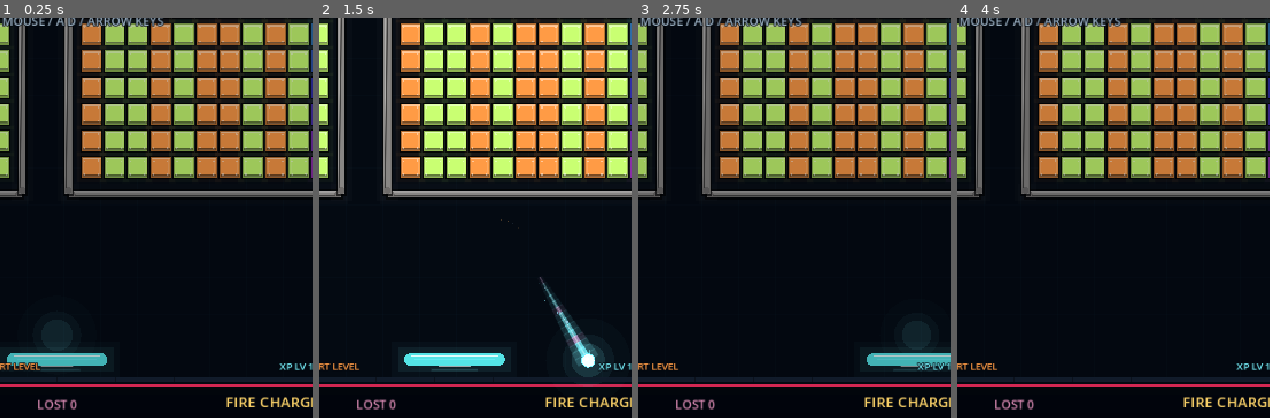
Above: before the commit, frames 1-4 (left to right).
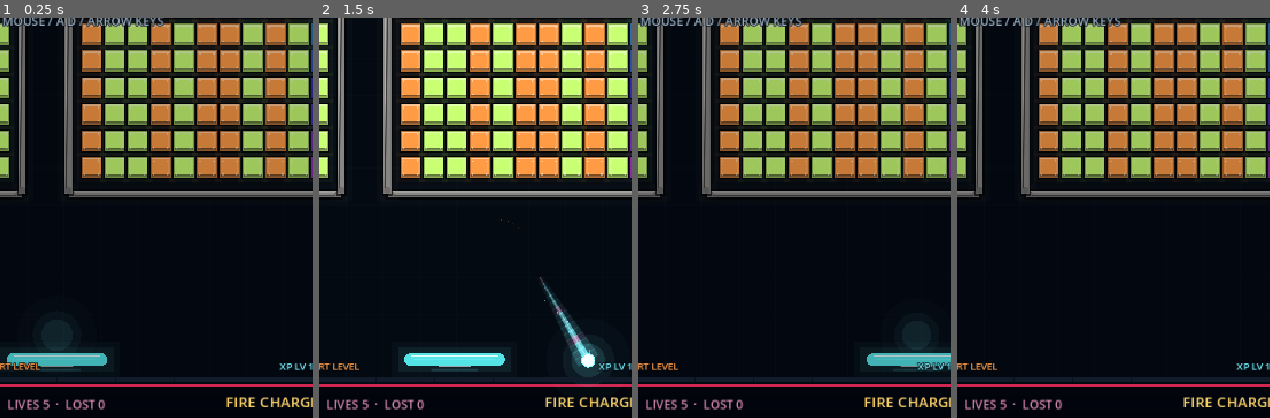
Above: after the commit, the same moments.

Repository: soryu-ryouji/ping-pong
Game: Godot game, scene res://main.tscn
The game is run twice, just before and just after one commit, with the same random seed, the same clock (stepped at 60 frames per second) and the same inputs.
Inputs (mouse positions are % of the whole screen's width and height, from its top left):
- Up to frame 1 (0.25 s): no input
- Up to frame 2 (1.5 s): tap Enter at 0.5 s; move the mouse to (72, 45) at 0.52 s; hold Right (ui_right) 0.53-1.25 s; tap R at 0.6 s; click (72, 45) at 0.67 s; tap Space at 0.77 s; drag from (30, 55) to (45, 70) at 1.27 s
- Up to frame 3 (2.75 s): move the mouse to (60, 28) at 2.02 s; hold Right (ui_right) from 2.03 s (still down); tap Enter at 2.1 s; tap R at 2.3 s
- Up to frame 4 (4 s): release Right (ui_right) at 2.75 s; drag from (45, 70) to (20, 35) at 2.77 s; move the mouse to (80, 65) at 3.52 s; hold Left (ui_left) from 3.53 s (still down); tap 9 at 3.6 s; tap Space at 3.77 s; tap R at 3.8 s
The pictures show only the part of the screen within x 41-91%, y 47-97%; the shares and areas given below are measured in that part.

The runs differ from the first frame. In frame 1, 0.6% of the frame differs, in the area x 2-34%, y 95-98%; in frame 2, 0.6%; in frame 3, 0.6%; in frame 4, 0.6%.

Commit message:
feat: 完善升级奖励、清关条件与碎裂反馈

Diff:
--- a/resources/game_config.tres
+++ b/resources/game_config.tres
@@ -1,7 +1,8 @@
-[gd_resource type="Resource" script_class="GameConfig" load_steps=3 format=3]
+[gd_resource type="Resource" script_class="GameConfig" load_steps=4 format=3]
 
 [ext_resource type="Script" path="res://scripts/data/game_config.gd" id="1"]
 [ext_resource type="Resource" path="res://resources/powerup_catalog.tres" id="3"]
+[ext_resource type="Resource" path="res://resources/upgrades/extra_life.tres" id="4"]
 
 [resource]
 script = ExtResource("1")
@@ -20,6 +21,7 @@
 paddle_width = 116.0
 paddle_height = 14.0
 paddle_grow_per_hit = 10.0
+paddle_shrink_per_loss = 20.0
 paddle_base_move_speed = 760.0
 paddle_min_move_speed = 580.0
 initial_lives = 5
@@ -29,9 +31,8 @@
 bounce_speed_increment = 1.5
 max_ball_speed = 1410.0
 maximum_launch_balls = 7
-combo_multiball_limit = 6
-combo_first_multiball = 30
-combo_multiball_interval = 35
+combo_first_life_reward = 30
+combo_life_reward_interval = 35
 breakable_wall_hp = 99
 breakable_wall_min_speed = 900.0
 xp_base_gain = 1.0
@@ -47,4 +48,5 @@
 fire_charge_per_hit = 3.4
 level_manifest = "res://resources/levels/levels.txt"
 debug_tools = true
+level_up_reward = ExtResource("4")
 powerups = ExtResource("3")
--- /dev/null
+++ b/resources/upgrades/extra_life.tres
@@ -0,0 +1,11 @@
+[gd_resource type="Resource" script_class="ExtraLifeReward" load_steps=2 format=3]
+
+[ext_resource type="Script" path="res://scripts/data/extra_life_reward.gd" id="1"]
+
+[resource]
+script = ExtResource("1")
+id = &"extra_life"
+display_name = "Extra Life"
+description = "Gain one extra life."
+color = Color(1, 0.835294, 0.415686, 1)
+amount = 1
--- a/scripts/core/game_world.gd
+++ b/scripts/core/game_world.gd
@@ -24,13 +24,15 @@
 var lives := 5
 var lost_count := 0
 var combo := 0
-var next_multiball_at := 30
+var next_life_reward_at := 30
 var xp := 0.0
 var xp_level := 1
 var xp_required := 150.0
 var xp_flash := 0.0
 var remaining_bricks := 0
 var total_bricks := 1
+var remaining_breakable_walls := 0
+var total_breakable_walls := 0
 var clear_fraction := 0.0
 var fire_energy := 0.0
 var fire_time := 0.0
@@ -71,7 +73,7 @@
     lives = config.initial_lives
     lost_count = 0
     combo = 0
-    next_multiball_at = config.combo_first_multiball
+    next_life_reward_at = config.combo_first_life_reward
     xp = 0.0
     xp_level = 1
     xp_required = maxf(config.xp_required_base, 1.0)
@@ -99,6 +101,8 @@
         breakable_walls.clear()
         total_bricks = 1
         remaining_bricks = 0
+        remaining_breakable_walls = 0
+        total_breakable_walls = 0
         clear_fraction = 1.0
         return
     bricks = LevelGenerator.generate(definition, rng)
@@ -119,7 +123,9 @@
     for brick in bricks:
         if brick.alive:
             remaining_bricks += 1
-    clear_fraction = 1.0 - float(remaining_bricks) / float(total_bricks)
+    total_breakable_walls = breakable_walls.size()
+    remaining_breakable_walls = total_breakable_walls
+    _update_clear_fraction()
 
 
 func reset_ball_state() -> void:
@@ -179,7 +185,7 @@
     if debug_jump and state == State.GAME_OVER:
         lives = config.initial_lives
     combo = 0
-    next_multiball_at = config.combo_first_multiball
+    next_life_reward_at = config.combo_first_life_reward
     fire_energy = 0.0
     fire_time = 0.0
     state_timer = 0.0
@@ -301,7 +307,7 @@
             balls.remove_at(index)
             lost_count += 1
             combo = 0
-            next_multiball_at = config.combo_first_multiball
+            next_life_reward_at = config.combo_first_life_reward
             _shrink_paddle_after_loss()
             emit_event(GameEvent.Type.BALL_LOST, lost_position, DANGER)
             add_message(lost_position, "BALL LOST", DANGER, 18, 0.9)
@@ -348,16 +354,15 @@
 
 
 func _shrink_paddle_after_loss() -> void:
-    var extra := maxf(0.0, paddle_width - config.paddle_width)
-    if extra <= 0.0:
-        return
-    var lost_width := extra * 2.0 / 3.0
-    paddle_width = maxf(config.paddle_width, paddle_width - lost_width)
+    var shrink := minf(config.paddle_shrink_per_loss, maxf(0.0, paddle_width - config.paddle_width))
+    if shrink <= 0.0:
+        return
+    paddle_width -= shrink
     paddle_target_x = _clamp_paddle_x(paddle_target_x)
     paddle_x = _clamp_paddle_x(paddle_x)
     add_message(
         Vector2(paddle_x, config.paddle_y - 70.0),
-        "WIDTH -%d" % int(round(lost_width)),
+        "WIDTH -%d" % int(round(shrink)),
         DANGER,
         14,
         0.6
@@ -383,8 +388,10 @@
             GOLD
         )
         event.value = xp_level
-        var added := double_balls(GOLD)
-        var label := "LEVEL UP  ·  BALLS ×2" if added > 0 else "LEVEL UP"
+        var reward_text := apply_level_up_reward(config.level_up_reward)
+        var label := "LEVEL UP"
+        if not reward_text.is_empty():
+            label += "  ·  " + reward_text
         add_message(
             Vector2(config.screen_size.x * 0.5, config.field_bottom - 60.0),
             label,
@@ -392,6 +399,13 @@
             28,
             1.2
         )
+
+
+func apply_level_up_reward(reward: UpgradeReward = null) -> String:
+    var chosen := reward if reward != null else config.level_up_reward
+    if chosen == null:
+        return ""
+    return chosen.apply(self)
 
 
 func double_balls(event_color: Color = CYAN) -> int:
@@ -502,10 +516,13 @@
     combo += 1
     notify_combo_pop()
     add_xp(xp_gain_for_combo(combo))
-    while combo >= next_multiball_at and balls.size() < config.combo_multiball_limit:
-        next_multiball_at += config.combo_multiball_interval
-        launch_ball(true)
-        add_message(Vector2(paddle_x, config.paddle_y - 58.0), "MULTIBALL", CYAN, 18, 0.8)
+    while combo >= next_life_reward_at:
+        next_life_reward_at += config.combo_life_reward_interval
+        var reward_text := apply_level_up_reward(config.level_up_reward)
+        var reward_label := "COMBO REWARD"
+        if not reward_text.is_empty():
+            reward_label += "  ·  " + reward_text
+        add_message(Vector2(paddle_x, config.paddle_y - 58.0), reward_label, GOLD, 20, 1.0)
 
 
 func hit_breakable_wall(wall: BreakableWallData, ball_speed: float) -> bool:
@@ -520,6 +537,10 @@
     var center := wall.rect.get_center()
     if wall.hp <= 0:
         wall.alive = false
+        if breakable_walls.has(wall):
+            remaining_breakable_walls = maxi(0, remaining_breakable_walls - 1)
+            _update_clear_fraction()
+            _check_level_clear()
         var destroyed := emit_event(GameEvent.Type.BREAKABLE_WALL_DESTROYED, center, GOLD)
         destroyed.value = wall.max_hp
         add_message(center, "WALL BREAK", GOLD, 20, 0.9)
@@ -560,6 +581,7 @@
 
     var event := emit_event(GameEvent.Type.BRICK_DESTROYED, center, brick.color)
     event.value = gain
+    event.size = brick.max_hp
     add_message(center, "+%d" % gain, brick.color.lightened(0.35), 14, 0.45)
 
     if fire:
@@ -571,9 +593,8 @@
     if fire_energy >= 100.0 and not fire:
         start_fire_rush()
 
-    clear_fraction = 1.0 - float(remaining_bricks) / float(total_bricks)
-    if remaining_bricks <= 0:
-        clear_level()
+    _update_clear_fraction()
+    _check_level_clear()
 
 
 func start_fire_rush() -> void:
@@ -583,6 +604,17 @@
     fire_energy = 100.0
     emit_event(GameEvent.Type.FIRE_STARTED, Vector2(config.screen_size.x * 0.5, 565.0), ORANGE)
     add_message(Vector2(config.screen_size.x * 0.5, 565.0), "FIRE RUSH", ORANGE, 34, 1.2)
+
+
+func _update_clear_fraction() -> void:
+    var total := maxi(total_bricks + total_breakable_walls, 1)
+    var remaining := remaining_bricks + remaining_breakable_walls
+    clear_fraction = 1.0 - float(remaining) / float(total)
+
+
+func _check_level_clear() -> void:
+    if remaining_bricks <= 0 and remaining_breakable_walls <= 0:
+        clear_level()
 
 
 func clear_level() -> void:
--- /dev/null
+++ b/scripts/data/extra_life_reward.gd
@@ -0,0 +1,9 @@
+class_name ExtraLifeReward
+extends UpgradeReward
+
+@export var amount := 1
+
+
+func apply(world: Variant) -> String:
+    world.lives += amount
+    return "+%d LIFE" % amount
--- a/scripts/data/game_config.gd
+++ b/scripts/data/game_config.gd
@@ -16,6 +16,7 @@
 @export var paddle_width := 116.0
 @export var paddle_height := 14.0
 @export var paddle_grow_per_hit := 10.0
+@export var paddle_shrink_per_loss := 20.0
 @export var paddle_base_move_speed := 760.0
 @export var paddle_min_move_speed := 580.0
 
@@ -26,15 +27,15 @@
 @export var bounce_speed_increment := 1.5
 @export var max_ball_speed := 1410.0
 @export var maximum_launch_balls := 7
-@export var combo_multiball_limit := 6
-@export var combo_first_multiball := 30
-@export var combo_multiball_interval := 35
+@export var combo_first_life_reward := 30
+@export var combo_life_reward_interval := 35
 @export var breakable_wall_hp := 99
 @export var breakable_wall_min_speed := 900.0
 @export var xp_base_gain := 1.0
 @export var xp_combo_scale := 0.05
 @export var xp_required_base := 150.0
 @export var xp_required_growth := 1.4
+@export var level_up_reward: UpgradeReward
 
 @export_range(0.0, 1.0) var powerup_drop_chance := 0.14
 @export var powerup_pity_limit := 8
--- /dev/null
+++ b/scripts/data/upgrade_reward.gd
@@ -0,0 +1,11 @@
+class_name UpgradeReward
+extends Resource
+
+@export var id: StringName
+@export var display_name := ""
+@export var description := ""
+@export var color := Color.WHITE
+
+
+func apply(_world: Variant) -> String:
+    return ""
--- a/scripts/presentation/game_effects.gd
+++ b/scripts/presentation/game_effects.gd
@@ -93,13 +93,15 @@
         GameEvent.Type.BRICK_DESTROYED:
             combo_pop = 1.0
             var fire := world.is_fire_active()
-            shake = maxf(shake, 3.8 if fire else 2.0)
+            var durability := maxi(event.size, 1)
+            shake = maxf(shake, (3.8 if fire else 2.0) + minf(float(durability) * 0.15, 1.4))
             if fire:
-                emit_burst(event.position, ORANGE, 20, 245.0, 3.4, 380.0)
-                emit_burst(event.position, PINK, 10, 170.0, 2.5, 260.0)
+                emit_burst(event.position, ORANGE, 20 + durability * 2, 245.0 + durability * 8.0, 3.4 + durability * 0.2, 380.0)
+                emit_burst(event.position, PINK, 10 + durability, 170.0, 2.5, 260.0)
             else:
-                emit_burst(event.position, event.color.lightened(0.15), 14, 185.0, 3.0, 260.0)
-                emit_burst(event.position, Color.WHITE, 3, 95.0, 1.8, 120.0)
+                emit_burst(event.position, event.color.lightened(0.15), 14 + durability * 2, 185.0 + durability * 8.0, 3.0 + durability * 0.2, 260.0)
+                emit_burst(event.position, event.color, 4 + mini(durability, 6), 125.0, 2.2, 180.0)
+                emit_burst(event.position, Color.WHITE, 3 + mini(durability, 6), 95.0, 1.8, 120.0)
         GameEvent.Type.POWERUP_DROPPED:
             emit_burst(event.position, event.color, 10, 105.0, 2.2, 80.0)
             add_floater(event.position + Vector2(0.0, -16.0), "POWER DROP", event.color, 12, 0.55)
--- a/scripts/presentation/game_hud.gd
+++ b/scripts/presentation/game_hud.gd
@@ -91,7 +91,7 @@
     debug_label.visible = world.config.debug_tools
     clear_label.text = "%d%% CLEAR" % int(round(world.clear_fraction * 100.0))
     balls_label.text = "%02d BALLS" % maxi(1, world.balls.size()) if world.state == GameWorld.State.READY else "%02d BALLS" % world.balls.size()
-    lost_label.text = "LOST %d" % world.lost_count
+    lost_label.text = "LIVES %d  ·  LOST %d" % [world.lives, world.lost_count]
 
     if world.is_fire_active():
         fire_label.text = "FIRE RUSH %.1fs" % world.fire_time
Not shown, added: scripts/data/extra_life_reward.gd.uid
Not shown, added: scripts/data/upgrade_reward.gd.uid
